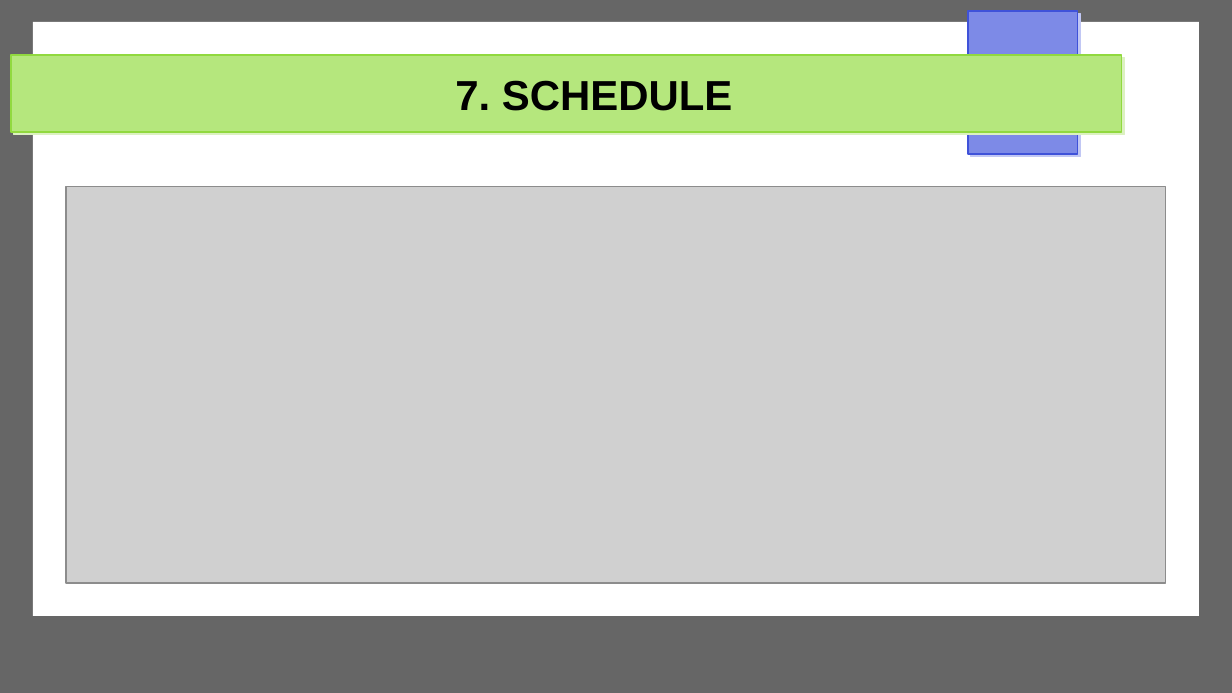
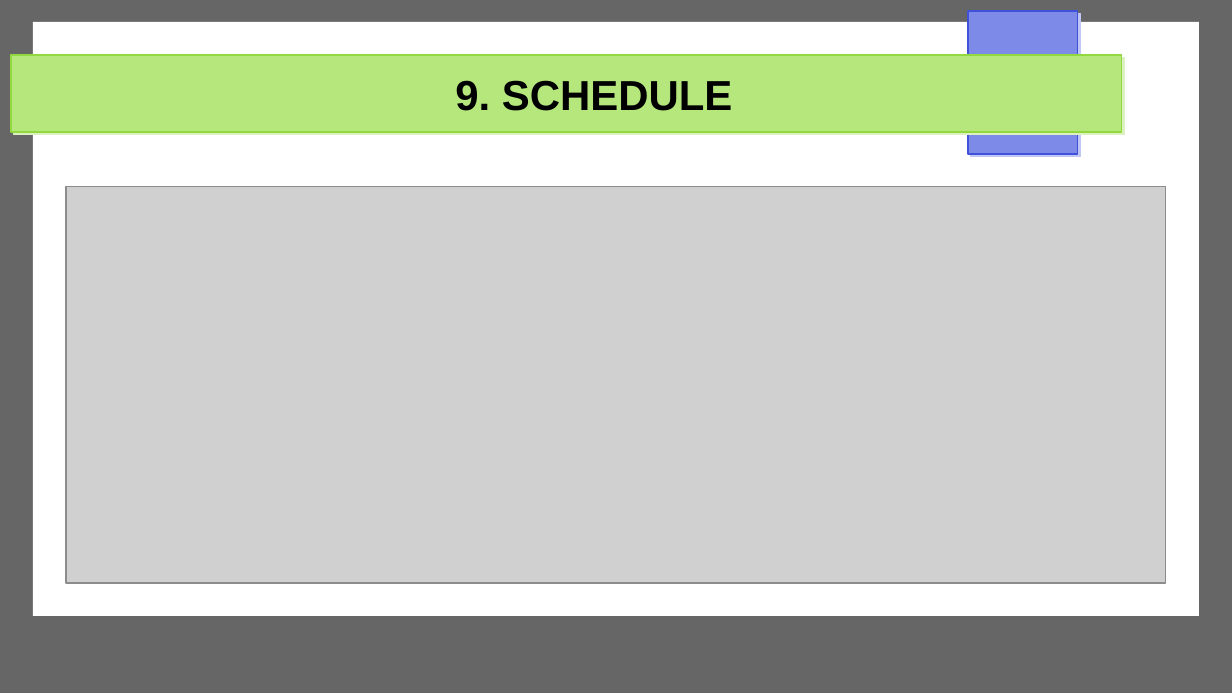
Before and after one commit to Michael-Otieno-Kasuku/Mashinani, a slide deck: slide 31 of docs/proposal/mashinani.odp (slide 28 before the commit). Drawn at 1232x693 pixels with LibreOffice and Linux fonts; fonts in the diff are those of the drawing; grey boxes stand for pictures. Boxes give left, top, right and bottom in pixels: in the first picture for what was removed or moved away, otherwise in the second. Text is boxed around its words. In the diff, an @@ line names an element or a change of style, - is before the commit and + after.

```diff
--- a/docs/proposal/mashinani.odp
+++ b/docs/proposal/mashinani.odp
@@ title at [455,80,732,111]: text changed @@
-7. SCHEDULE
+9. SCHEDULE
```
Also in this commit, not shown: 6 other slides changed, 4 slides added, 1 slide removed, 4 other files.
